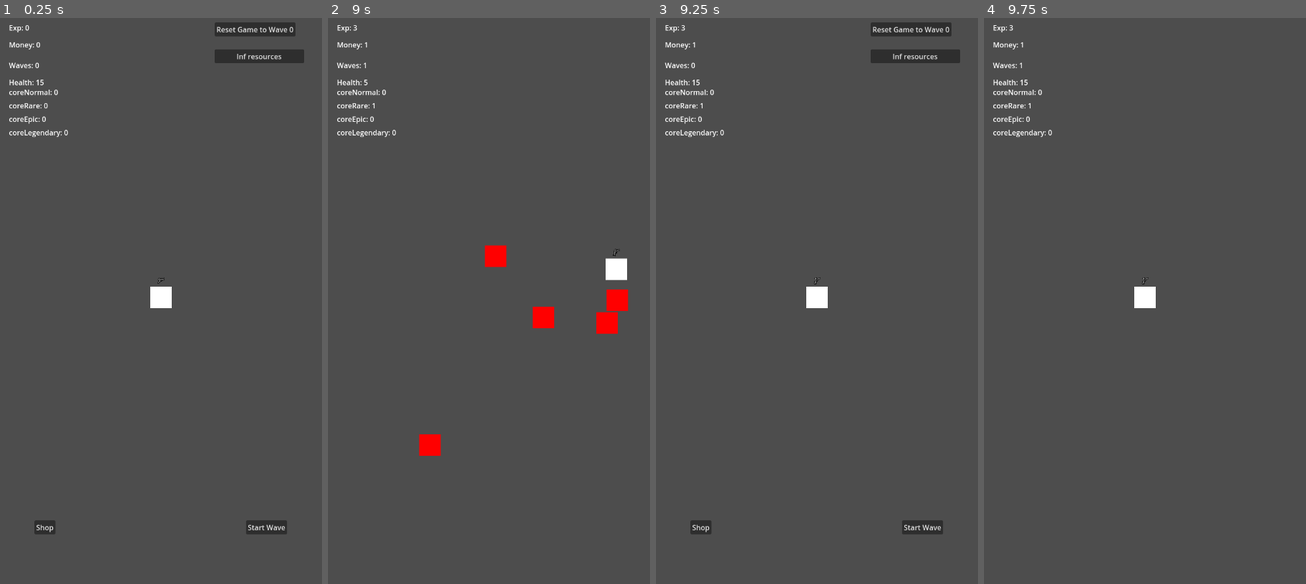
Above: before the commit, frames 1-4 (left to right).
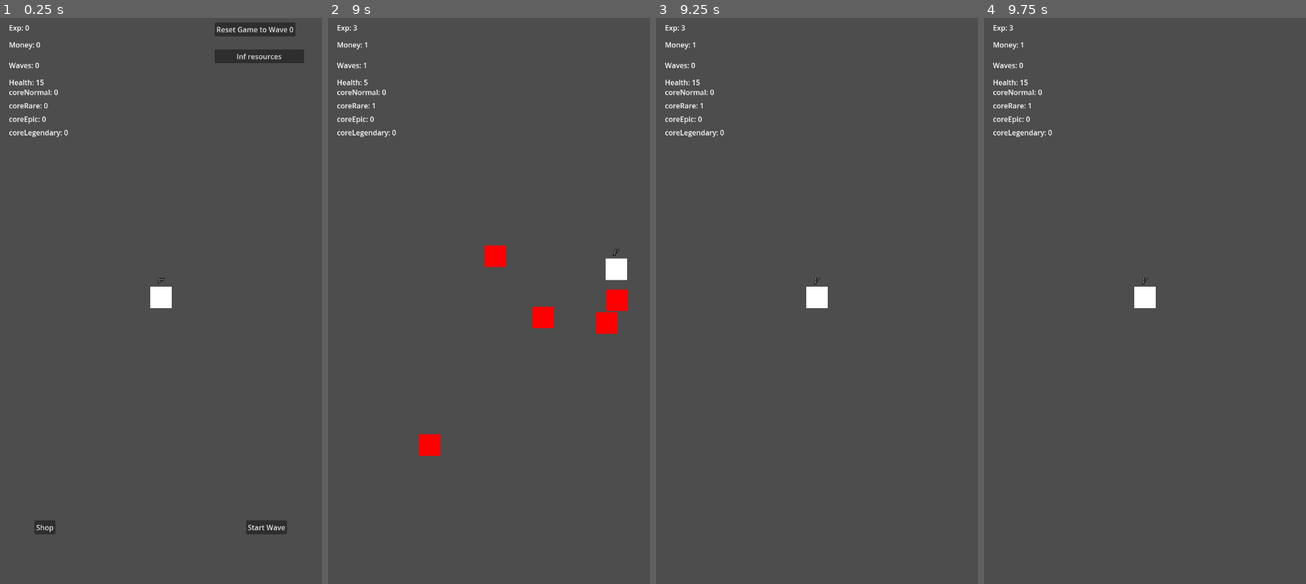
Above: after the commit, the same moments.

Repository: Davideee03/MobileComputing
Game: Godot game, scene res://Scenes/Towns/Town.tscn
Two runs of this game, one before a commit and one after it. Both use one fixed random seed, a clock stepped at 60 frames per second and the inputs below.
Inputs (mouse positions are in pixels of both pictures, inside the frame that each line leads up to):
- Up to frame 1 (0.25 s): no input
- Up to frame 2 (9 s): click "Start Wave" at 0.5 s; tap Enter at 1.25, 2.75 s; move the mouse to (559, 267) at 1.27 s; tap A (a) every 1.5 s from 1.35 to 8.85 s; click (559, 267) at 1.42 s; tap Space at 2, 3.5 s; drag from (424, 323) to (489, 295) at 2.02 s; move the mouse to (521, 170) at 2.77 s; click (521, 170) at 2.92 s; drag from (472, 414) to (495, 295) at 3.52 s; move the mouse to (585, 385) at 4.27 s; click (585, 385) at 4.42 s; drag from (392, 210) to (640, 176) at 5.02 s; move the mouse to (505, 295) at 5.77 s; click (505, 295) at 5.92 s; drag from (440, 153) to (498, 482) at 6.52 s; move the mouse to (559, 267) at 7.27 s; click (559, 267) at 7.42 s; drag from (424, 323) to (418, 170) at 8.02 s; move the mouse to (521, 170) at 8.77 s; click (521, 170) at 8.92 s
- Up to frame 3 (9.25 s): no input
- Up to frame 4 (9.75 s): click (1251, 527) at 9.5 s, where only the run before the commit has a clickable "Start Wave"

Frames 1-2 are identical in both runs. In frame 3, 1.6% of the frame differs, in the area x 10-95%, y 0-92%; in frame 4, less than 0.1%.

Commit message:
Work in Progress on Shotgun Bullet

Diff:
--- a/Scripts/Enemies/Spawners.gd
+++ b/Scripts/Enemies/Spawners.gd
@@ -38,7 +38,6 @@
 func player_won() -> void:
 	#Player didn't win if he's dead
 	if player_is_dead: return
-	ui.change_buttons_visibility()
 	print("Player won!")
 	end_wave()
 
@@ -53,6 +52,9 @@
 
 	#Collect all the remaining cores
 	get_tree().call_group("item", "item_collected")
+
+	#Make the buttons visible again
+	ui.change_buttons_visibility()
 
 	#The computer is on the ground
 	computer.disconnect_from_player()
--- a/Scripts/PlayerWeapons/Bullets/ShotGunBullet.gd
+++ b/Scripts/PlayerWeapons/Bullets/ShotGunBullet.gd
@@ -5,7 +5,7 @@
 var destroyed = false
 var min_damage : float = 2.0
 var max_distance : float = 1000.0
-var max_damage : float = 18.0
+var max_damage : float = 20.0
 
 #quando il proiettile non colpisce nulla viene comunque distrutto
 func _ready() -> void:
